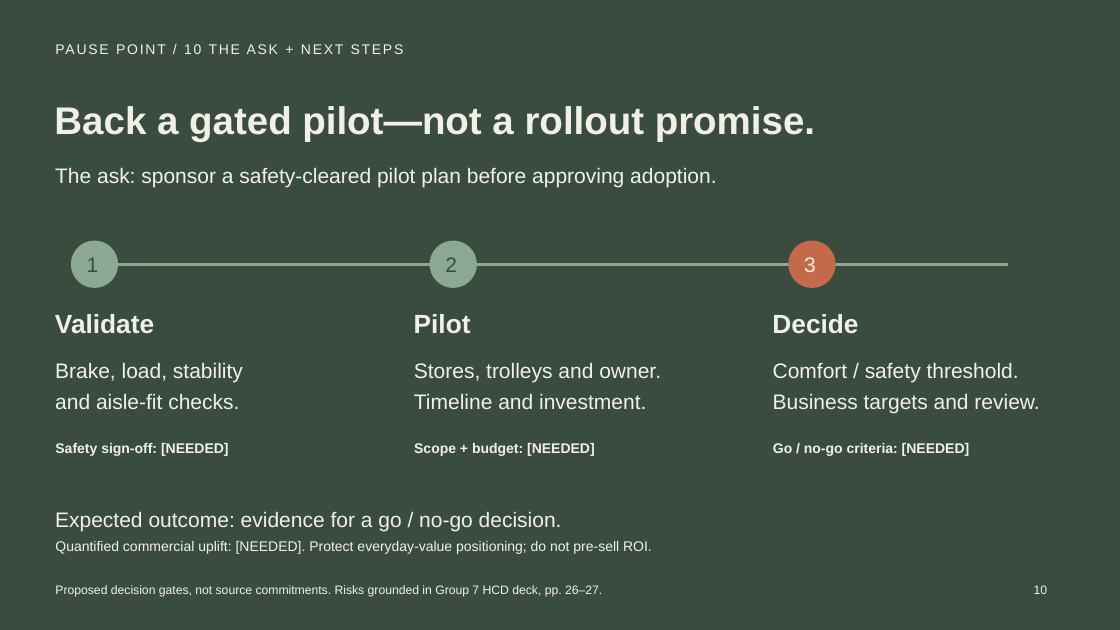
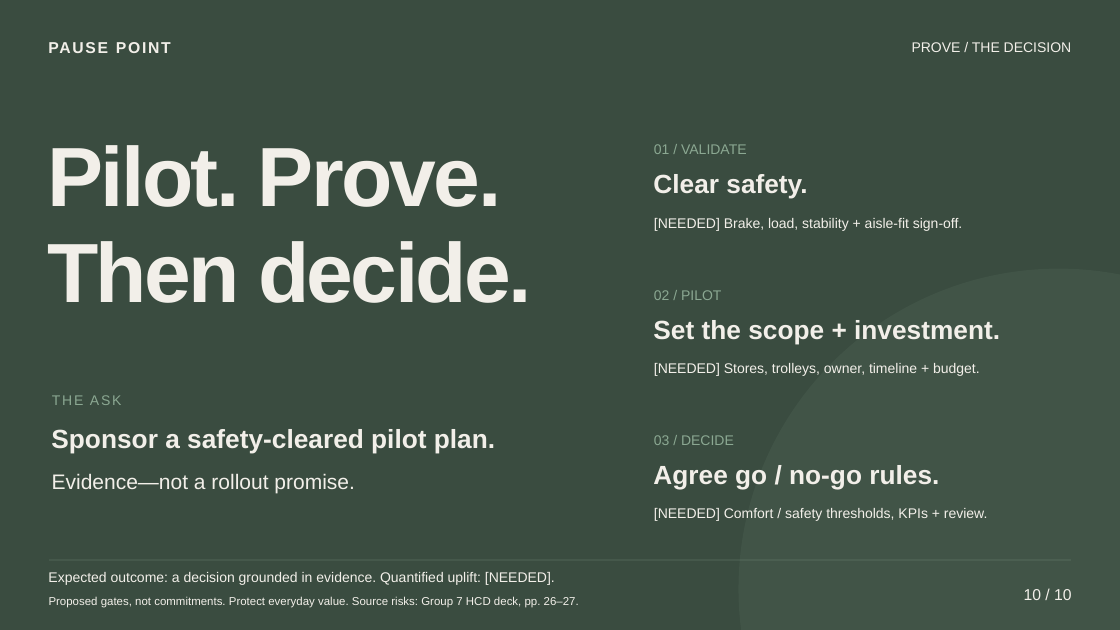
Before and after one commit to hugohe3/ppt-master, a slide deck: slide 10 of deliverables/DMart_Pause_Point_Pilot_Pitch.pptx. Drawn at 1120x630 pixels with LibreOffice and Linux fonts; fonts in the diff are those of the drawing. Boxes give left, top, right and bottom in pixels: in the first picture for what was removed or moved away, otherwise in the second. Text is boxed around its words. In the diff, an @@ line names an element or a change of style, - is before the commit and + after.

```diff
--- a/deliverables/DMart_Pause_Point_Pilot_Pitch.pptx
+++ b/deliverables/DMart_Pause_Point_Pilot_Pitch.pptx
@@ text added at [49,37,189,61], 13.5 pt, text #F2EFE9, bold @@
+PAUSE POINT
@@ text removed at [55,40,450,62] @@
-PAUSE POINT / 10 THE ASK + NEXT STEPS
@@ text added at [912,42,1072,52], 12 pt, text #F2EFE9 @@
+PROVE / THE DECISION
@@ text added at [47,145,532,303], 72 pt, text #F2EFE9, bold @@
+Pilot. Prove.
+Then decide.
@@ text at [654,144,747,154]: text changed; size 22.5 to 12 pt; text colour #F2EFE9 to #8BA892; bold off @@
-Validate
+01 / VALIDATE
@@ text added at [653,174,807,199], 22.5 pt, text #F2EFE9, bold @@
+Clear safety.
@@ text at [654,218,962,231]: text changed; size 18 to 12 pt @@
-Brake, load, stability
-and aisle-fit checks.
+[NEEDED] Brake, load, stability + aisle-fit sign-off.
@@ ellipse added at [739,269,1120,630], fill #8BA892 at 9% opacity @@
@@ text at [654,290,721,300]: text changed; size 22.5 to 12 pt; text colour #F2EFE9 to #8BA892; bold off @@
-Pilot
+02 / PILOT
@@ text added at [653,320,1000,344], 22.5 pt, text #F2EFE9, bold @@
+Set the scope + investment.
@@ text at [654,363,980,376]: text changed; size 18 to 12 pt @@
-Stores, trolleys and owner.
-Timeline and investment.
+[NEEDED] Stores, trolleys, owner, timeline + budget.
@@ group removed at [55,240,1039,456]: 6 texts, 3 ellipses, 1 freeform shape @@
-1
-Safety sign-off: [NEEDED]
-2
-Scope + budget: [NEEDED]
-3
-Comfort / safety threshold.
-Business targets and review.
@@ text added at [52,395,121,405], 12 pt, text #8BA892 @@
+THE ASK
@@ text at [51,429,495,454]: text changed; size 18 to 22.5 pt; bold on @@
-The ask: sponsor a safety-cleared pilot plan before approving adoption.
+Sponsor a safety-cleared pilot plan.
@@ text at [654,435,734,445]: text changed; size 22.5 to 12 pt; text colour #F2EFE9 to #8BA892; bold off @@
-Decide
+03 / DECIDE
@@ text at [52,474,354,494]: text changed; size 33 to 18 pt; bold off @@
-Back a gated pilot—not a rollout promise.
+Evidence—not a rollout promise.
@@ text at [653,465,939,490]: text changed; size 12 to 22.5 pt @@
-Go / no-go criteria: [NEEDED]
+Agree go / no-go rules.
@@ text added at [654,508,988,521], 12 pt, text #F2EFE9 @@
+[NEEDED] Comfort / safety thresholds, KPIs + review.
@@ text removed at [55,512,562,532] @@
-Expected outcome: evidence for a go / no-go decision.
@@ freeform shape added at [49,560,1071,561], outline #8BA892 0.75 pt @@
@@ text removed at [55,541,652,554] @@
-Quantified commercial uplift: [NEEDED]. Protect everyday-value positioning; do not pre-sell ROI.
@@ text added at [48,572,555,585], 12 pt, text #F2EFE9 @@
+Expected outcome: a decision grounded in evidence. Quantified uplift: [NEEDED].
@@ text at [49,596,579,608]: text changed; size 10.5 to 9.8 pt @@
-Proposed decision gates, not source commitments. Risks grounded in Group 7 HCD deck, pp. 26–27.
+Proposed gates, not commitments. Protect everyday value. Source risks: Group 7 HCD deck, pp. 26–27.
@@ text at [1024,589,1071,600]: text changed; size 10.5 to 13.5 pt @@
-10
+10 / 10
```
Also in this commit, not shown: 9 other slides changed, 2 other files.
